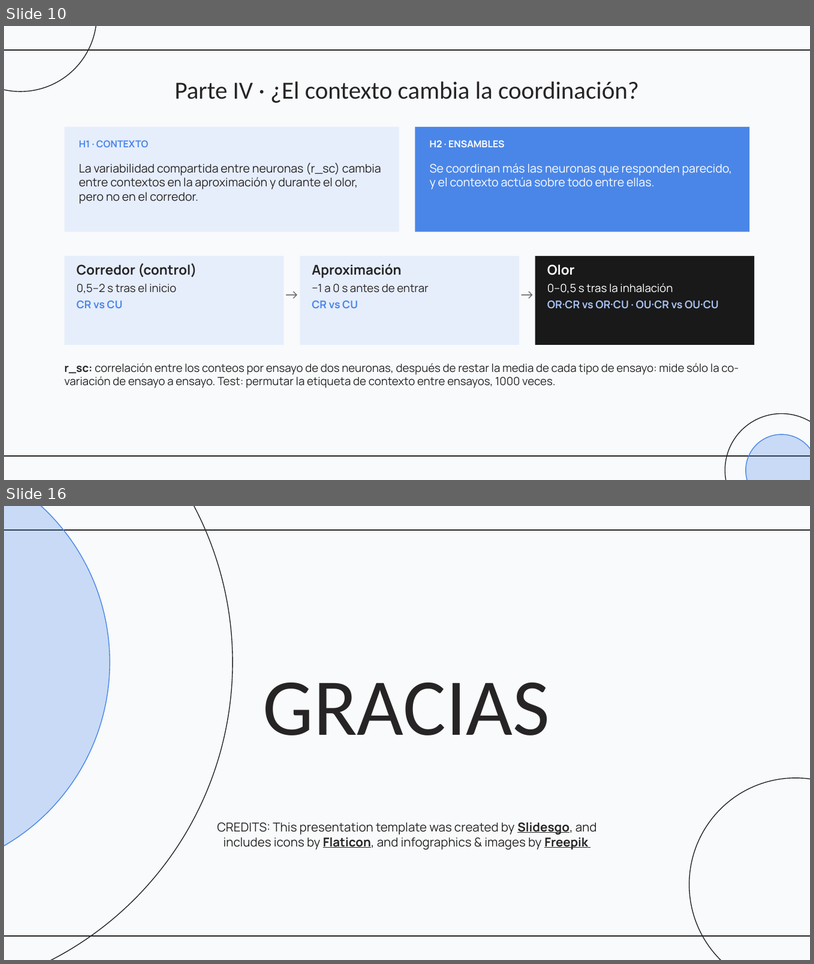
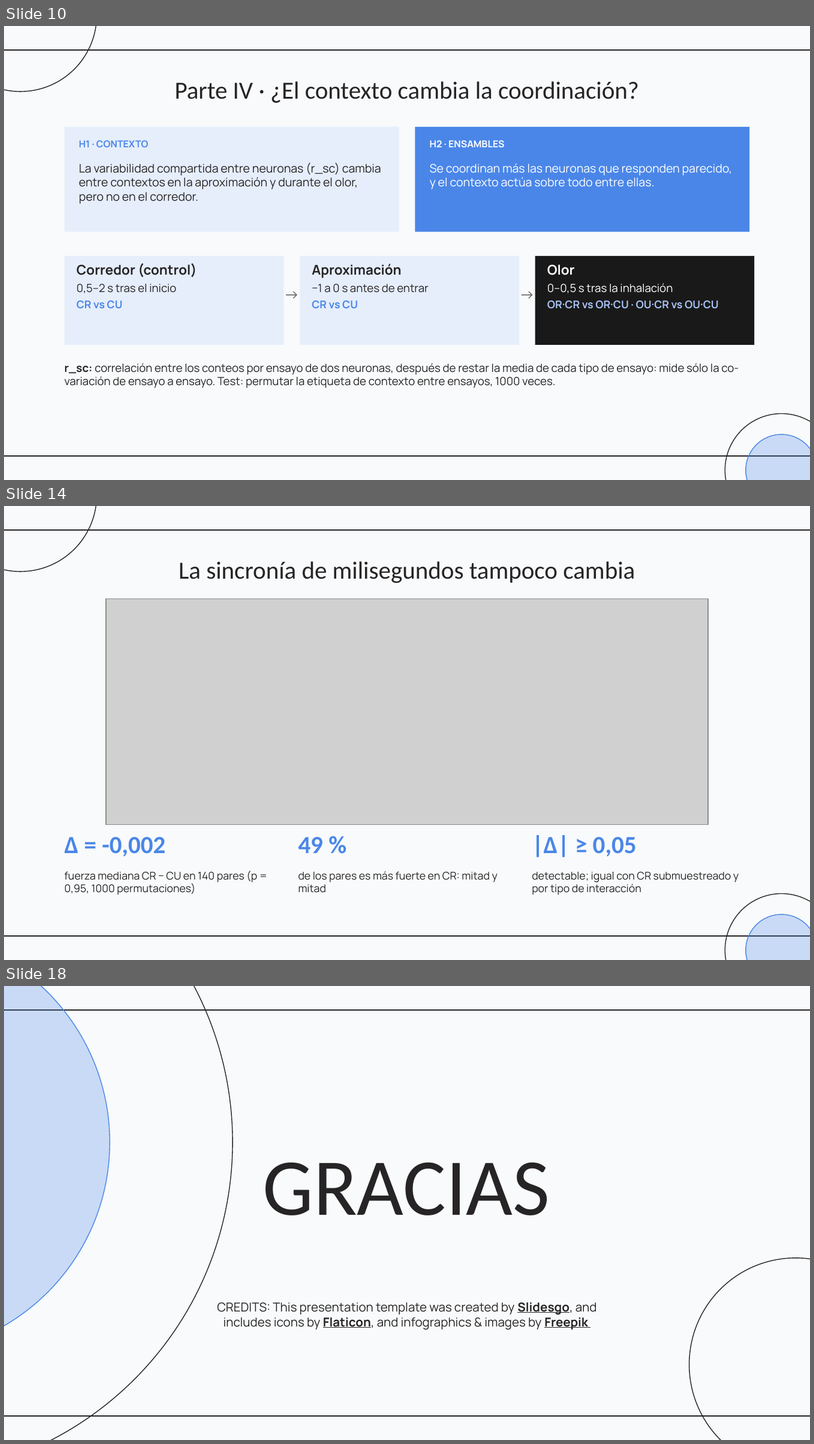
Before and after one commit to SantiNG101/final-neuro, a slide deck: presentacion/presentacion_trabajo_final.pptx. Shown one above the other, each under a label of ours: slides 10 and 16 before the commit, slides 10, 14 and 18 after it; the slides between them are not shown. The pictures are 814x964 and 814x1444 pixels, drawn with LibreOffice and Linux fonts; fonts in the diff are those of the drawing; grey boxes stand for pictures. Boxes give left, top, right and bottom in pixels: in the first picture for what was removed or moved away, otherwise in the second. Text is boxed around its words. In the diff, an @@ line names an element or a change of style, - is before the commit and + after.

```diff
--- a/presentacion/presentacion_trabajo_final.pptx
+++ b/presentacion/presentacion_trabajo_final.pptx
@@ slide 14 added at bbox=[4, 506, 810, 960], background #F8FAFB; not listed: 5 template elements that a slide beside it also shows @@
@@ title added at bbox=[179, 561, 635, 583], 22 pt, text #262425 @@
+La sincronía de milisegundos tampoco cambia
@@ picture added at bbox=[105, 599, 708, 825] @@
@@ text added at bbox=[65, 837, 165, 856], 22 pt, text #4A86E8, bold @@
+Δ = -0,002
@@ text added at bbox=[299, 837, 324, 853], 22 pt, text #4A86E8, bold @@
+49 %
@@ text added at bbox=[532, 835, 637, 857], 22 pt, text #4A86E8, bold @@
+|Δ| ≥ 0,05
@@ text added at bbox=[65, 870, 257, 895], 9.5 pt, text #262425 @@
+fuerza mediana CR − CU en 140 pares (p = 0,95, 1000 permutaciones)
@@ text added at bbox=[299, 871, 498, 892], 9.5 pt, text #262425 @@
+de los pares es más fuerte en CR: mitad y mitad
@@ text added at bbox=[532, 871, 739, 895], 9.5 pt, text #262425 @@
+detectable; igual con CR submuestreado y por tipo de interacción
@@ what was slide 16 is now slide 18 @@
```
Also in this commit, not shown: 6 slides changed, 2 other slides added, 1 slide removed, 5 other files.
